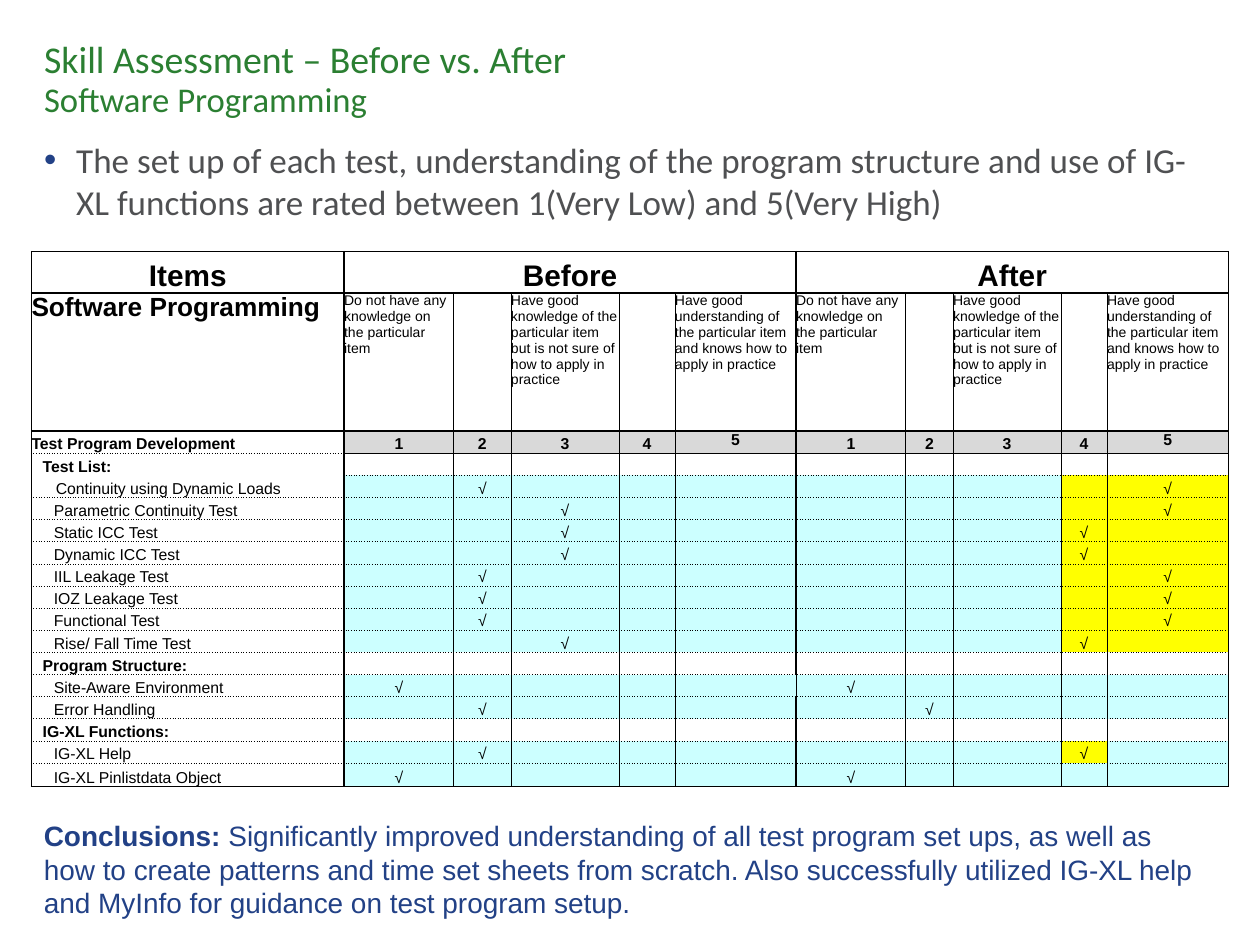
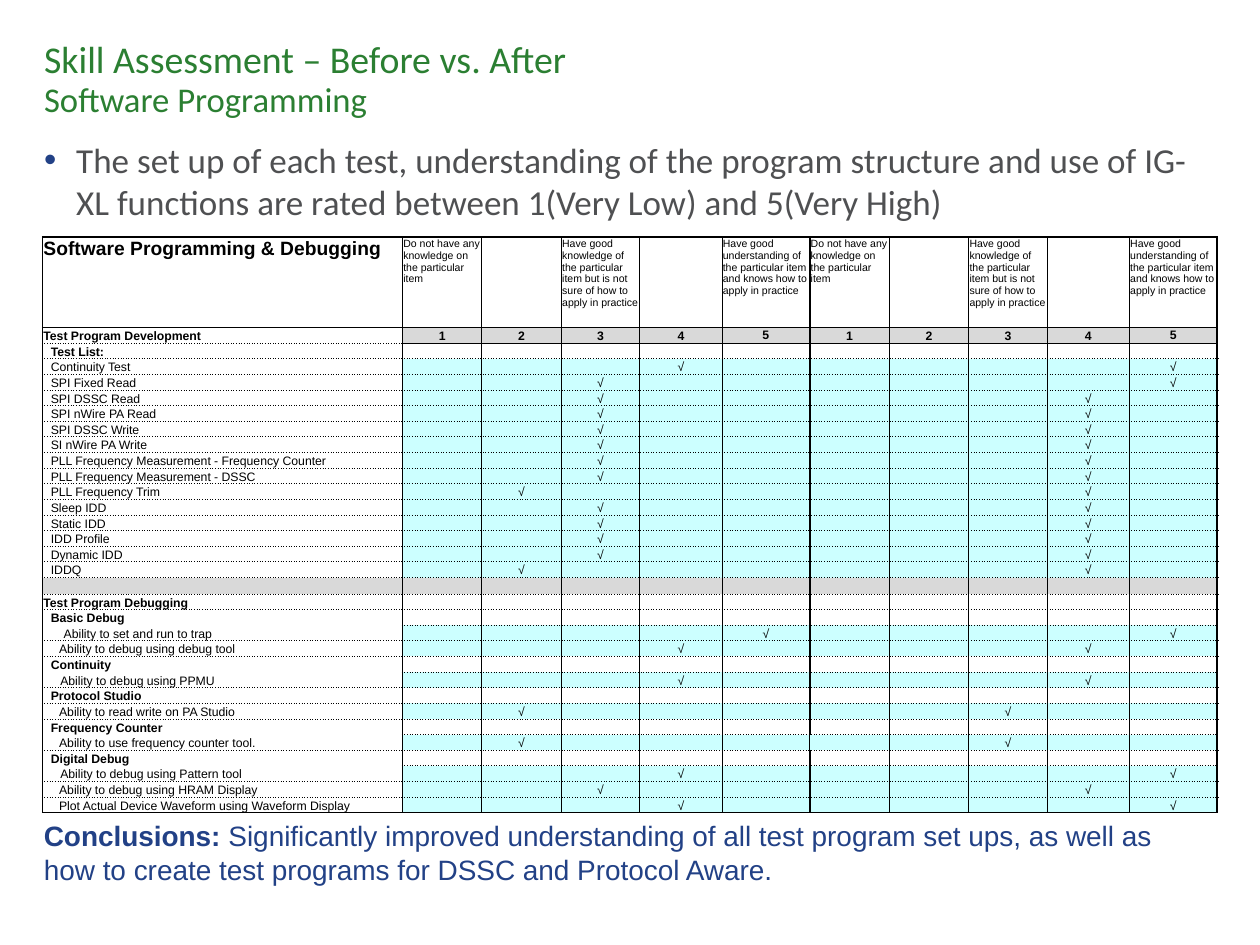
Before and after one commit to rahmanantara/Project-2, a slide deck: slide 25 of Rahman_project2_Presentation_v1.pptx (slide 22 before the commit). Drawn at 1260x945 pixels with LibreOffice and Linux fonts; fonts in the diff are those of the drawing; background and template pictures are left out. Boxes give left, top, right and bottom in pixels: in the first picture for what was removed or moved away, otherwise in the second. Text is boxed around its words. In the diff, an @@ line names an element or a change of style, - is before the commit and + after.

Commit message:
no errors (hopefully)

```diff
--- a/Rahman_project2_Presentation_v1.pptx
+++ b/Rahman_project2_Presentation_v1.pptx
@@ table at (43,237,1217,817) @@
-row 1: Items | Before |  |  |  |  | After |  |  |  | 
-row 2: Software Programming | Do not have any knowledge on the particular item |  | Have good knowledge of the particular item but is not sure of how to apply in practice |  | Have good understanding of the particular item and knows how to apply in practice | Do not have any knowledge on the particular item |  | Have good knowledge of the particular item but is not sure of how to apply in practice |  | Have good understanding of the particular item and knows how to apply in practice
+row 1: Software Programming & Debugging | Do not have any knowledge on the particular item |  | Have good knowledge of the particular item but is not sure of how to apply in practice |  | Have good understanding of the particular item and knows how to apply in practice | Do not have any knowledge on the particular item |  | Have good knowledge of the particular item but is not sure of how to apply in practice |  | Have good understanding of the particular item and knows how to apply in practice
-row 5: Continuity using Dynamic Loads |  | √ |  |  |  |  |  |  |  | √
-row 6: Parametric Continuity Test |  |  | √ |  |  |  |  |  |  | √
-row 7: Static ICC Test |  |  | √ |  |  |  |  |  | √ | 
-row 8: Dynamic ICC Test |  |  | √ |  |  |  |  |  | √ | 
-row 9: IIL Leakage Test |  | √ |  |  |  |  |  |  |  | √
-row 10: IOZ Leakage Test |  | √ |  |  |  |  |  |  |  | √
-row 11: Functional Test |  | √ |  |  |  |  |  |  |  | √
-row 12: Rise/ Fall Time Test |  |  | √ |  |  |  |  |  | √ | 
-row 13: Program Structure: |  |  |  |  |  |  |  |  |  | 
-row 14: Site-Aware Environment | √ |  |  |  |  | √ |  |  |  | 
-row 15: Error Handling |  | √ |  |  |  |  | √ |  |  | 
-row 16: IG-XL Functions: |  |  |  |  |  |  |  |  |  | 
-row 17: IG-XL Help |  | √ |  |  |  |  |  |  | √ | 
-row 18: IG-XL Pinlistdata Object | √ |  |  |  |  | √ |  |  |  | 
+row 4: Continuity Test |  |  |  | √ |  |  |  |  |  | √
+row 5: SPI Fixed Read |  |  | √ |  |  |  |  |  |  | √
+row 6: SPI DSSC Read |  |  | √ |  |  |  |  |  | √ | 
+row 7: SPI nWire PA Read |  |  | √ |  |  |  |  |  | √ | 
+row 8: SPI DSSC Write |  |  | √ |  |  |  |  |  | √ | 
+row 9: SI nWire PA Write |  |  | √ |  |  |  |  |  | √ | 
+row 10: PLL Frequency Measurement - Frequency Counter |  |  | √ |  |  |  |  |  | √ | 
+row 11: PLL Frequency Measurement - DSSC |  |  | √ |  |  |  |  |  | √ | 
+row 12: PLL Frequency Trim |  | √ |  |  |  |  |  |  | √ | 
+row 13: Sleep IDD |  |  | √ |  |  |  |  |  | √ | 
+row 14: Static IDD |  |  | √ |  |  |  |  |  | √ | 
+row 15: IDD Profile |  |  | √ |  |  |  |  |  | √ | 
+row 16: Dynamic IDD |  |  | √ |  |  |  |  |  | √ | 
+row 17: IDDQ |  | √ |  |  |  |  |  |  | √ | 
+row 18:  |  |  |  |  |  |  |  |  |  | 
+row 19: Test Program Debugging |  |  |  |  |  |  |  |  |  | 
+row 20: Basic Debug |  |  |  |  |  |  |  |  |  | 
+row 21: Ability to set and run to trap |  |  |  |  | √ |  |  |  |  | √
+row 22: Ability to debug using debug tool |  |  |  | √ |  |  |  |  | √ | 
+row 23: Continuity |  |  |  |  |  |  |  |  |  | 
+row 24: Ability to debug using PPMU |  |  |  | √ |  |  |  |  | √ | 
+row 25: Protocol Studio |  |  |  |  |  |  |  |  |  | 
+row 26: Ability to read write on PA Studio |  | √ |  |  |  |  |  | √ |  | 
+row 27: Frequency Counter |  |  |  |  |  |  |  |  |  | 
+row 28: Ability to use frequency counter tool. |  | √ |  |  |  |  |  | √ |  | 
+row 29: Digital Debug |  |  |  |  |  |  |  |  |  | 
+row 30: Ability to debug using Pattern tool |  |  |  | √ |  |  |  |  |  | √
+row 31: Ability to debug using HRAM Display |  |  | √ |  |  |  |  |  | √ | 
+row 32: Plot Actual Device Waveform using Waveform Display |  |  |  | √ |  |  |  |  |  | √
@@ table: place and size @@
-table at (32,252,1228,791)
+table at (43,237,1217,817)
@@ text at (44,825,1152,885): text changed @@
-Conclusions: Significantly improved understanding of all test program set ups, as well as how to create patterns and time set sheets from scratch. Also successfully utilized IG-XL help and MyInfo for guidance on test program setup.
+Conclusions: Significantly improved understanding of all test program set ups, as well as how to create test programs for DSSC and Protocol Aware.
```
Also in this commit, not shown: 11 other slides changed, 13 slides added, 17 slides removed, 8 other files.
